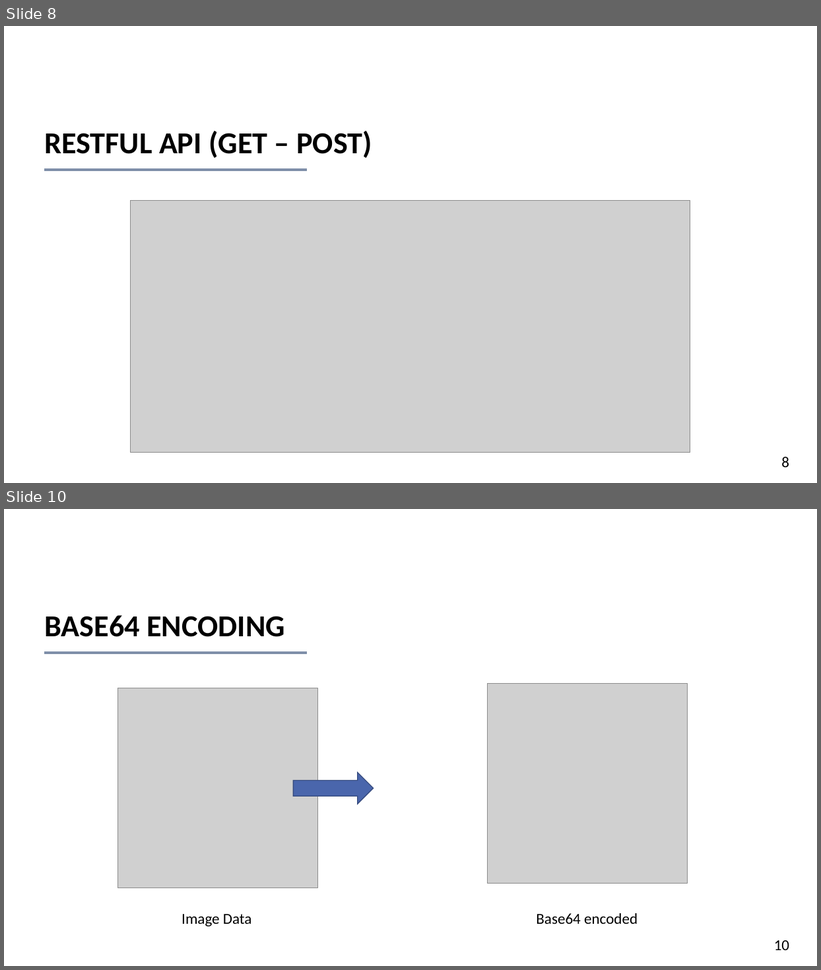
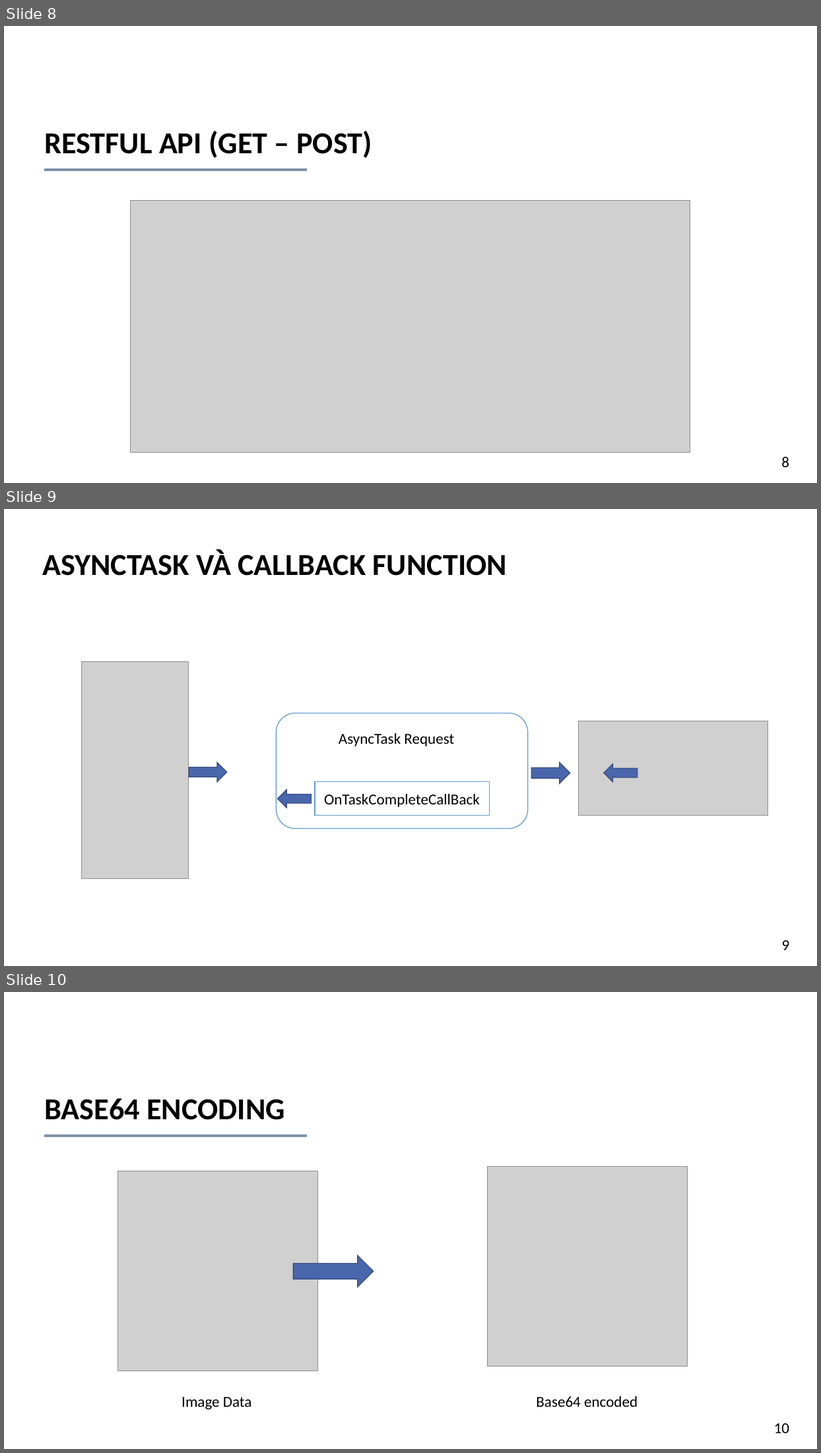
Before and after one commit to kim-ninh/ISE_NTMT_04, a slide deck: 05_Report/FoodMap_Nhom8.pptx. Shown one above the other, each under a label of ours: slides 8 and 10 before the commit, slides 8, 9 and 10 after it; the slides between them are not shown. The pictures are 821x970 and 821x1453 pixels, drawn with LibreOffice and Linux fonts; fonts in the diff are those of the drawing; grey boxes stand for pictures. Boxes give left, top, right and bottom in pixels: in the first picture for what was removed or moved away, otherwise in the second. Text is boxed around its words. In the diff, an @@ line names an element or a change of style, - is before the commit and + after.

```diff
--- a/05_Report/FoodMap_Nhom8.pptx
+++ b/05_Report/FoodMap_Nhom8.pptx
@@ slide 9 added at (4,509,817,966), background #FFFFFF @@
@@ text added at (42,549,507,576), 36 pt, text #000000, bold @@
+ASYNCTASK VÀ CALLBACK FUNCTION
@@ picture added at (81,661,188,879) @@
@@ rounded rectangle added at (276,714,528,829), fill #FFFFFF, outline #629DD1 1 pt @@
@@ picture added at (579,722,768,816) @@
@@ text added at (339,733,454,747), 18 pt, text #000000 @@
+AsyncTask Request
@@ right arrow added at (189,762,226,782), fill #4A66AC, outline #374B7F 1 pt @@
@@ right arrow added at (531,762,570,784), fill #4A66AC, outline #374B7F 1 pt @@
@@ left arrow added at (604,764,638,782), fill #4A66AC, outline #374B7F 1 pt @@
@@ rectangle added at (315,782,490,816), fill #FFFFFF, outline #629DD1 1 pt, 18 pt, text #000000 @@
+OnTaskCompleteCallBack
@@ left arrow added at (278,790,312,809), fill #4A66AC, outline #374B7F 1 pt @@
@@ page number added at (782,941,790,951), 18 pt, text #000000 @@
+9
```
Also in this commit, not shown: 4 slides changed, 4 other slides added, 3 slides removed, 12 other files.
